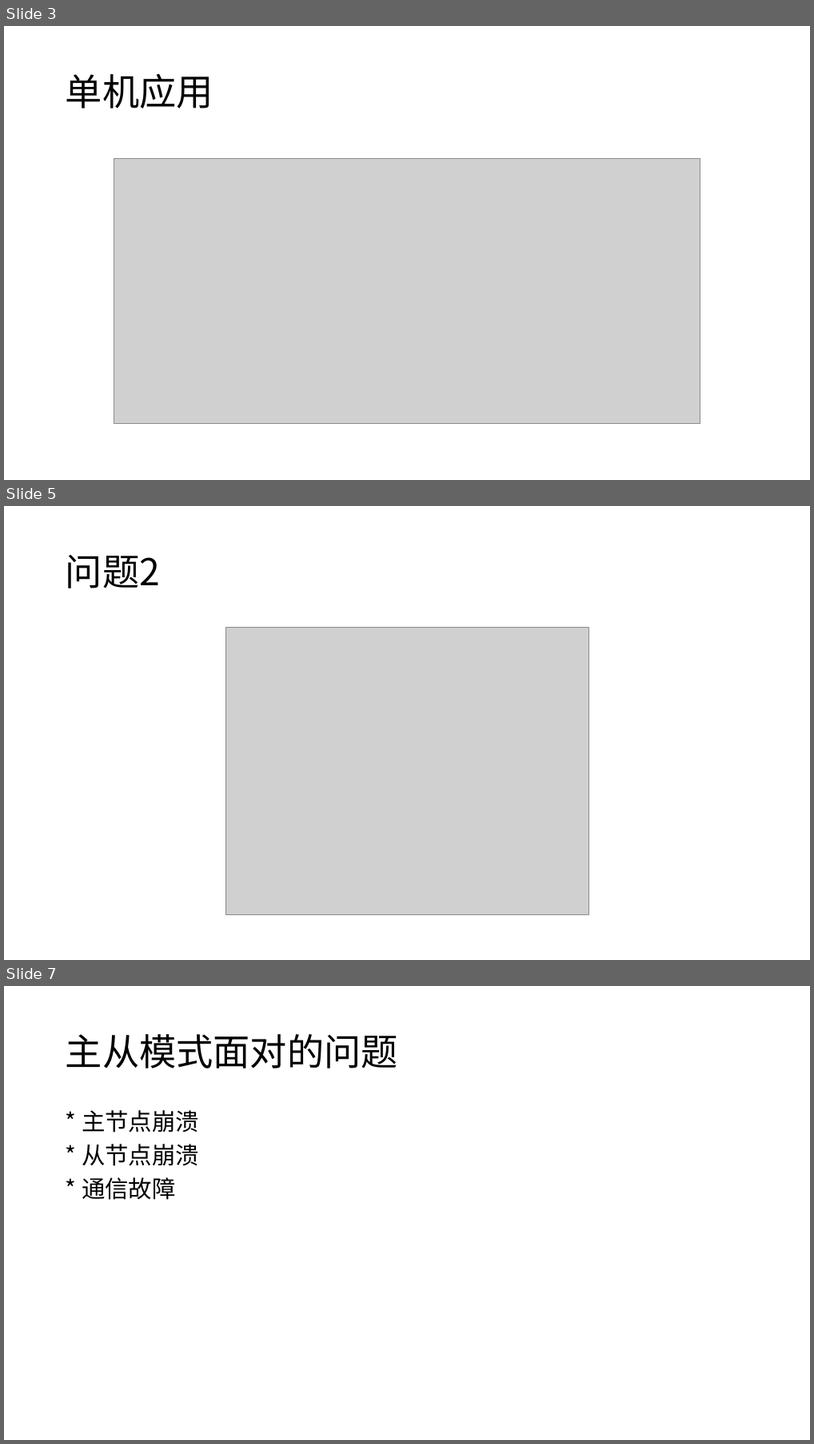
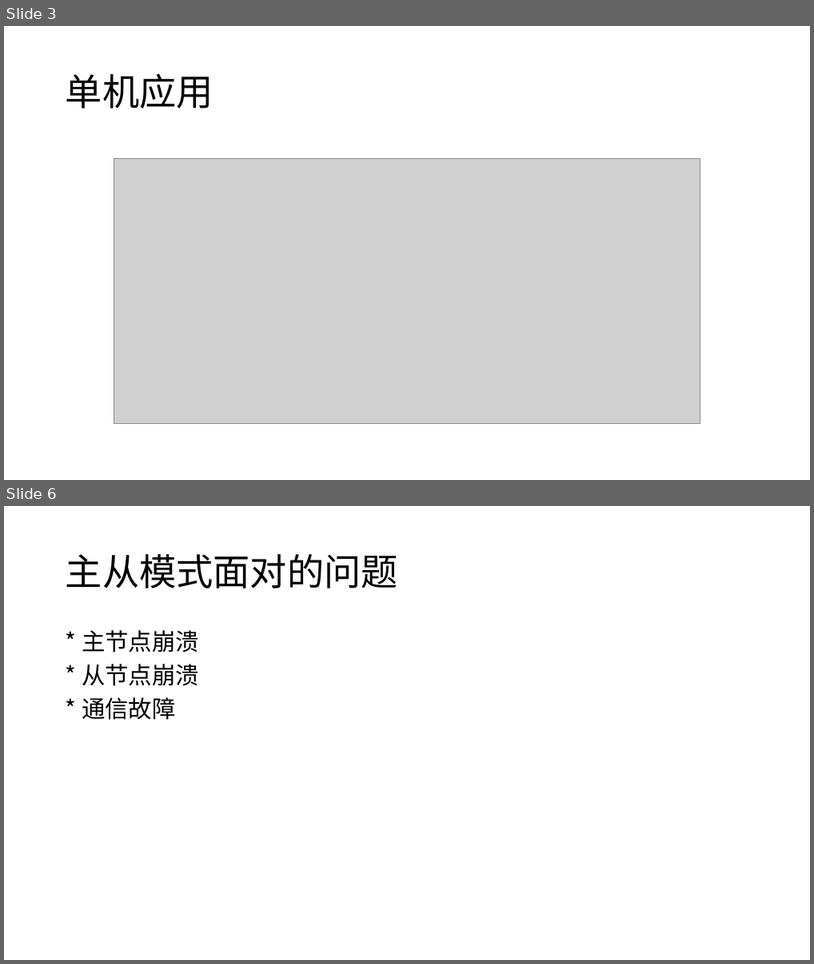
Before and after one commit to moxingwang/zookeeper, a slide deck: zookeeper.pptx. Shown one above the other, each under a label of ours: slides 3, 5 and 7 before the commit, slides 3 and 6 after it; the slides between them are not shown. The pictures are 814x1444 and 814x964 pixels, drawn with LibreOffice and Linux fonts; fonts in the diff are those of the drawing; grey boxes stand for pictures. Boxes give left, top, right and bottom in pixels: in the first picture for what was removed or moved away, otherwise in the second. Text is boxed around its words. In the diff, an @@ line names an element or a change of style, - is before the commit and + after.

```diff
--- a/zookeeper.pptx
+++ b/zookeeper.pptx
@@ slide 5 removed at bbox=[4, 506, 810, 960], background #FFFFFF @@
@@ title removed at bbox=[66, 555, 160, 588] @@
-问题2
@@ picture removed at bbox=[226, 627, 589, 915] @@
@@ what was slide 7 is now slide 6 @@
```
Also in this commit, not shown: 2 slides changed.
